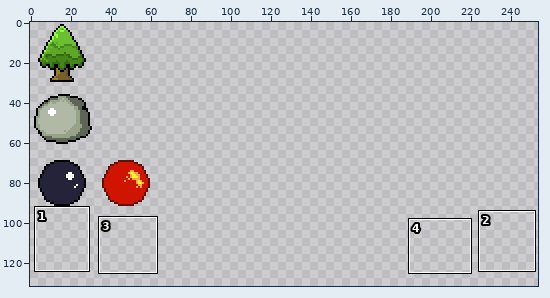
Edited in one commit: sprite sheet (www/assets/sprites/ruzzle_objects.png). Above: a wide view before the commit, with the close-up outlined.
Close-up. First the earlier version:
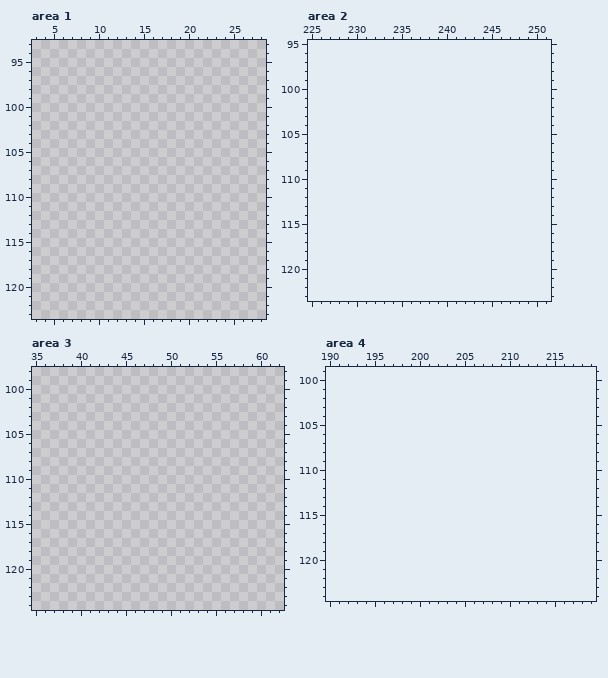
The file is 64x128 pixels. Shown: area 1: x 3..28, y 93..123; area 2: x 225..251, y 95..123; area 3: x 35..62, y 98..124; area 4: x 190..219, y 99..124. The old version is drawn lined up with the new one, on the new canvas. The wide view leaves out empty margins. The commit also changed other parts of the picture, which this record leaves out.
The same view after the edit:
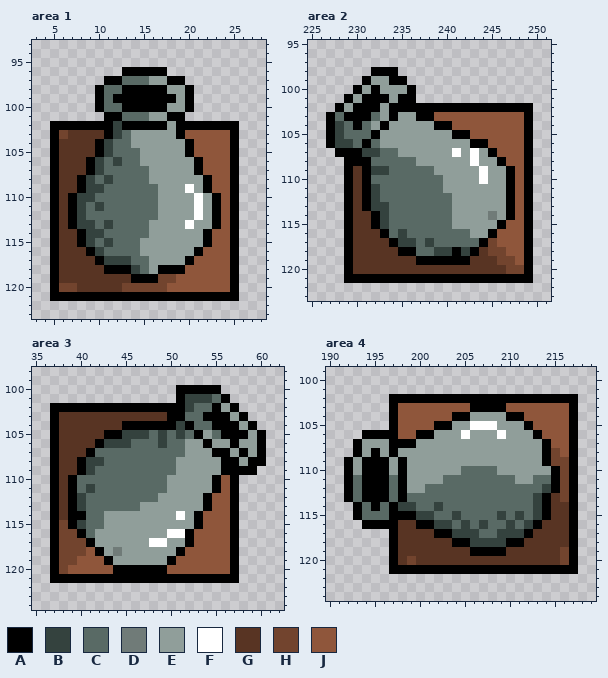
Palette (. is transparent): A #000000  B #34423e  C #596a65  D #707b78  E #909e9a  F #ffffff  G #583423  H #72442e  J #8f563b
Diff:
canvas 64x128 -> 256x256
Changed rows in their new state; - is an unchanged pixel.
Area 1:
first column x 5:
 96 --------AAAAA--------
 97 ------AACCCEEAA------
 98 -----ACCAAAAAEEA-----
 99 -----ACAAAAAAAEA-----
100 -----ACCAAAAAEEA-----
101 ------AACCCEEAA------
102 AAAAAAABAAAAAEAAAAAAA
103 AHGGGGABCEEEEEAJJJJJA
104 AGGGGABCCEEEEEEAJJJJA
105 AGGGGABCCCEEEEEAJJJJA
106 AGGGABCBCCEEEEEEAJJJA
107 AGGGABCCCCCEEEEEAJJJA
108 AGGABCBCCCCEEEEEEAJJA
109 AGGABBCCCCCCEEEFEAJJA
110 AGABBCCCCCCCEEEEFEAJA
111 AGABCBCCCCCCEEEEFEAJA
112 AGABCCCCCCCCEEEEFEAJA
113 AGABBCBCCCCEEEEFEEAJA
114 AGGABBCCCCCEEEEEEAJJA
115 AGGABCBCCCEEEEEEEAJJA
116 AGGGABCCCCEEEEEEAJJJA
117 AGGGGABBBCCEEEEAJJJJA
118 AGGGGGAAABCEAAAJJJJJA
119 AGGGGGGGGAAAHHJJJJJJA
120 AHHGGGGGHHHHHJJJJJJJA
121 AAAAAAAAAAAAAAAAAAAAA
Area 2:
first column x 227:
 98 -----AAA---------------
 99 ----AEEAA--------------
100 ---AEAEEEA-------------
101 --AEAAAEAA-------------
102 -AEAAAEAAAAAAAAAAAAAAAA
103 ACAAACEAEEAAJJJJJJJJJJA
104 ABCACEAEEEEEAAJJJJJJJJA
105 ABCCCAEEEEEEEEAAJJJJJJA
106 ABBCACEEEEEEEEEEAAJJJJA
107 -AAABBCCEEEEEEFEFEAJJJA
108 --AAACCCCCEEEEEEFEEAJJA
109 --AGABBCCCCCEEEEEFEEAJA
110 --AGACCCCCCCCEEEEFEEAJA
111 --AGABCCCCCCCEEEEEEEAJA
112 --AGABCCCCCCCCEEEEEEAJA
113 --AGABBCCCCCCCEEEEEEAJA
114 --AGGABCCCCCCCEEEEDEAJA
115 --AGGABCCCCCCCEEEEEAJJA
116 --AGGGACBCCCCCCCEEAJJJA
117 --AGGGGABBCBCCCCCAHJJJA
118 --AGGGGGAACCBBABAGHHJJA
119 --AGGGGGGGAAAAAAGGGHHJA
120 --AGGGGGGGGGGGGGGGGGHHA
121 --AAAAAAAAAAAAAAAAAAAAA
Area 3:
first column x 37:
100 --------------AAAAA-----
101 --------------ABBBCA----
102 AAAAAAAAAAAAAAABCCAEA---
103 AGGGGGGGGGGGGAACCAAAEA--
104 AGGGGGGGAAAAAABACCAAAEA-
105 AGGGGGAABBBCBCBCAECAAAEA
106 AGGGGABBBCCCBCCEEAEEAEEA
107 AGGGACCCCCCCCCCEEEAAEAEA
108 AGGABBCCCCCCCCEEEEEAAEAA
109 AGGABCCCCCCCCCEEEEEAAAA-
110 AGACCCCCCCCCCEEEEEAJA---
111 AGACBCCCCCCCCEEEEEAJA---
112 AGABCCCCCCCCEEEEEAJJA---
113 AGABCCCCCCEEEEEEEAJJA---
114 AGAACCEEEEEEEEFEAJJJA---
115 AHABCCEEEEEEEEEEAJJJA---
116 AHHACEEEEEEEEFFAJJJJA---
117 AHHHAEEEEEEFFEEAJJJJA---
118 AHHHJAEDEEEEEEAJJJJJA---
119 AHHJJJAEEEEEEAJJJJJJA---
120 AHJJJJJAAAAAAJJJJJJJA---
121 AAAAAAAAAAAAAAAAAAAAA---
Area 4:
first column x 192:
102 -----AAAAAAAAAAAAAAAAAAAAA
103 -----AJJJJJJJJAAAAJJJJJJJA
104 -----AJJJJJJAAEEEEAAJJJJJA
105 -----AJJJJAAEEFFFEEEAJJJJA
106 --AAAAJJAAEEEFEEEFEEEAJJJA
107 -AEEEAAAEEEEEEEEEEEEEEAJJA
108 -AEAEAEEEEEEEEEEEEEEEEAHJA
109 AEAAAEAEEEEEEEEEEEEEEEAHHA
110 AEAAAEAEEEEEECCCCEEEEEEAHA
111 ACAAACAEEEECCCCCCCCEECCAHA
112 ACAAACAEECCCCCCCCCCCCCBAHA
113 ACAAACACCCCCCCCCCCCCCBAGHA
114 -ACACABBCCBCCCCCCCCCCBAGGA
115 -ACCCAAABBCCBCCCCBCBCBAGGA
116 --AAAAGGAABBCBCBCCBCBAGGGA
117 -----AGGGGAABBBCCBBBAGGGGA
118 -----AGGGGGGAABBBBAAGGGGGA
119 -----AGGGGGGGGAAAAGGGGGGHA
120 -----AGHGGGGGGGGGGGGGGGGHA
121 -----AAAAAAAAAAAAAAAAAAAAA
Pixel boxes of the changes (left, top, right, bottom) in both close-ups:
added: (50, 67, 239, 301)
added: (326, 67, 533, 283)
added: (50, 385, 266, 583)
added: (344, 394, 578, 574)
